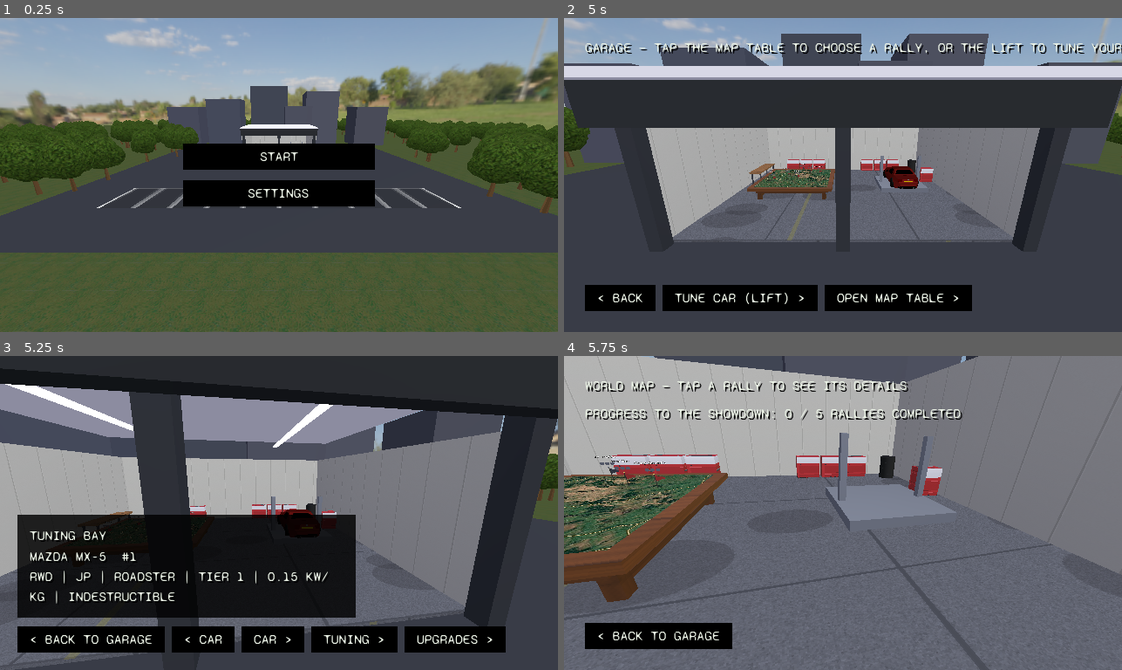
Above: before the commit, frames 1-4 (two rows, left to right).
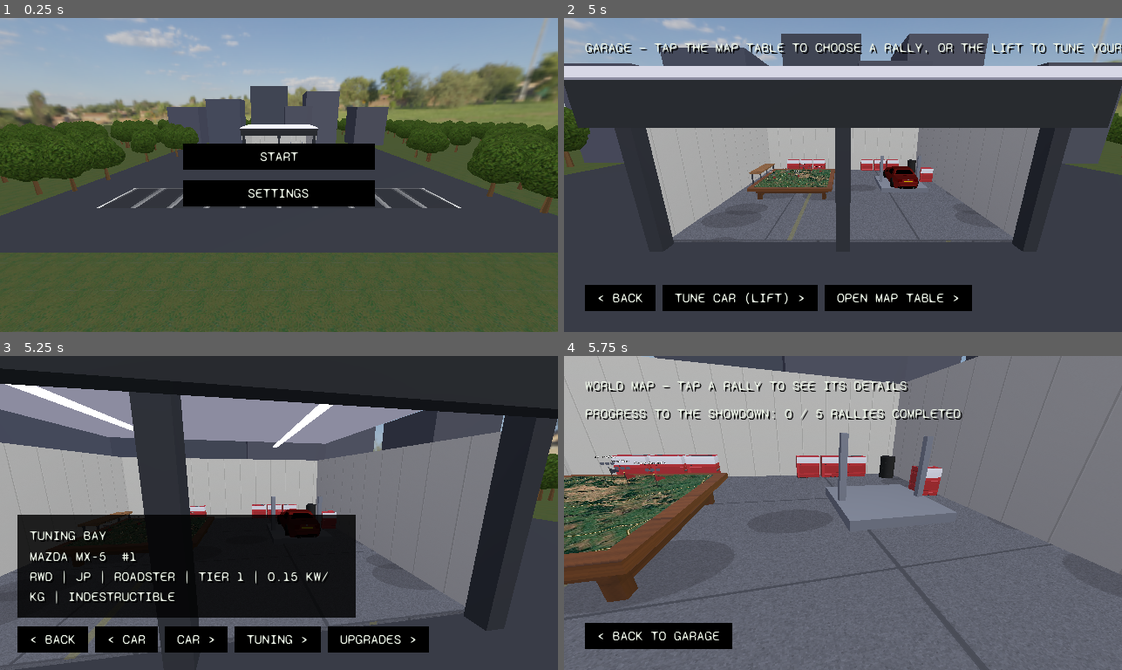
Above: after the commit, the same moments.

Repository: felixxwu/TAPPA
Game: Godot game, scene res://tools/menu_capture.tscn
Two runs of this game, one before a commit and one after it. Both use one fixed random seed, a clock stepped at 60 frames per second and the inputs below. This scene is started directly instead of the project's main scene.
Inputs (mouse positions are in pixels of both pictures, inside the frame that each line leads up to):
- Up to frame 1 (0.25 s): no input
- Up to frame 2 (5 s): click "START" at 0.5 s; tap Enter (menu_select) at 1.25 s; move the mouse to (815, 237) at 1.27 s; hold W (accelerate) 1.28-2 s; tap C (cycle_camera) at 1.35 s; click (815, 237) at 1.42 s; tap A (steer_left) at 2, 2.75 s; drag from (1010, 222) to (815, 237) at 2.02 s; move the mouse to (675, 127) at 2.77 s; hold Left (menu_left) 2.78-3.5 s; tap T (toggle_gearbox) at 2.85 s; click "START" at 3.5 s; drag from (870, 175) to (675, 127) at 4.27 s
- Up to frame 3 (5.25 s): click "TUNE CAR (LIFT) >" at 5 s
- Up to frame 4 (5.75 s): no input

Frames 1-2 are identical in both runs. In frame 3, 2.6% of the frame differs, in the area x 14-91%, y 86-95%; in frame 4, nothing differs.

Commit message:
Shorten the tuning-bay hub Back button to "< Back"
Co-Authored-By: Claude Opus 4.8 <noreply@anthropic.com>
Claude-Session: https://claude.ai/code/session_01CwPZVfxtjYyScpa3KfSuCS

Diff:
--- a/rally/scripts/hq.gd
+++ b/rally/scripts/hq.gd
@@ -972,7 +972,7 @@
 	left_col.add_child(_lift_hub_controls)
 
 	var back := Button.new()
-	back.text = "< Back to garage"
+	back.text = "< Back"
 	back.focus_mode = Control.FOCUS_NONE
 	back.pressed.connect(func() -> void: _go_to(View.GARAGE))
 	_lift_hub_controls.add_child(back)
